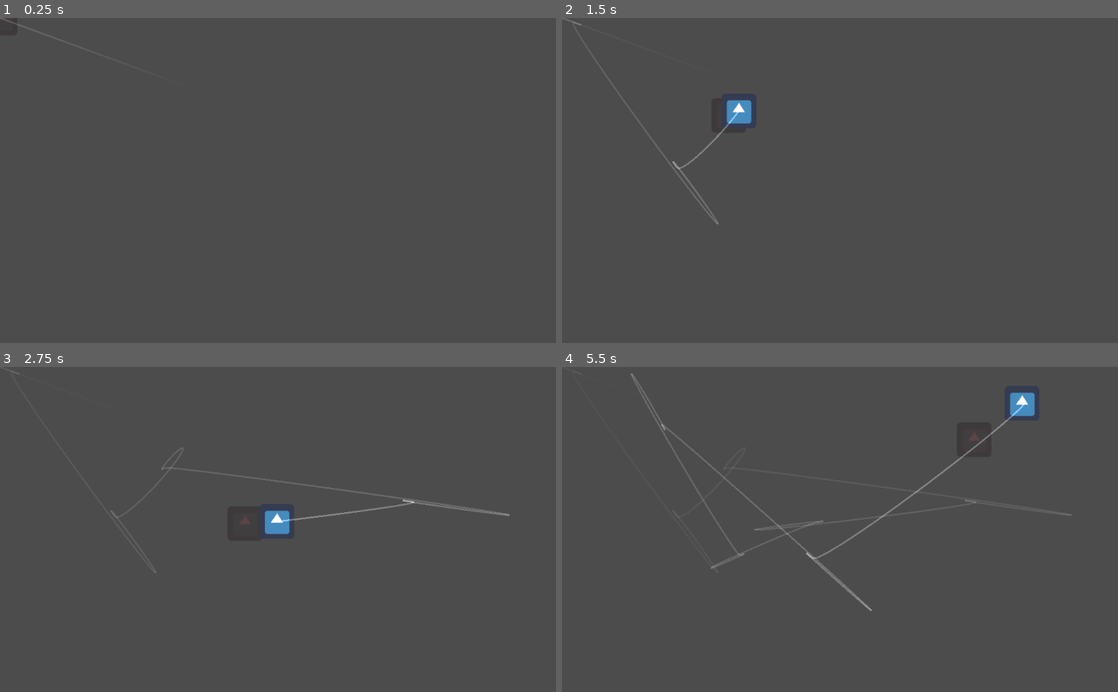
Above: before the commit, frames 1-4 (two rows, left to right).
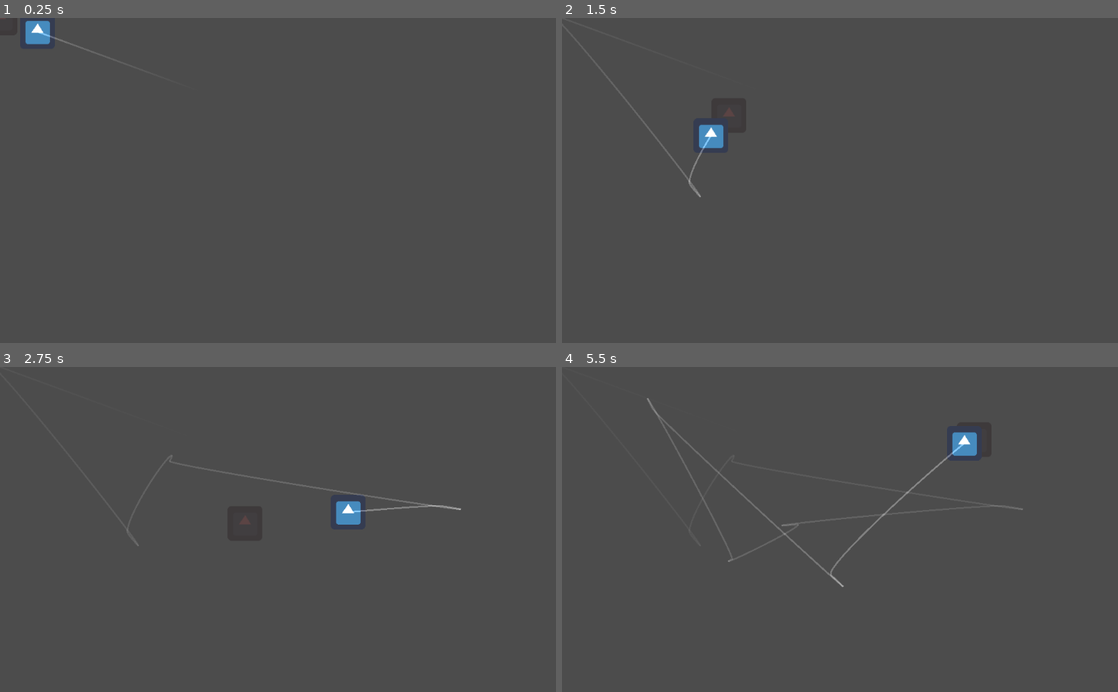
Above: after the commit, the same moments.

Repository: ioxu/key
Game: Godot game, scene res://data/tests/harmonic_motion/test_harmonic_motion.tscn
Two runs of this game, one before a commit and one after it. Both use one fixed random seed, a clock stepped at 60 frames per second and the inputs below. This scene is started directly instead of the project's main scene. The engine's default icon, where the game draws it, is replaced by a stand-in: a white triangle on a blue panel in a dark square.
Inputs (mouse positions are in pixels of both pictures, inside the frame that each line leads up to):
- Up to frame 1 (0.25 s): no input
- Up to frame 2 (1.5 s): move the mouse to (962, 164) at 0.52 s; hold D (move_right) 0.53-1.28 s; hold Left (camera_rotate_left) 0.53-1.28 s; click (962, 164) at 0.67 s; tap Space (jump) at 0.77 s; move the mouse to (728, 196) at 1.27 s; hold S (move_down) from 1.28 s (still down); tap Right (camera_rotate_right) at 1.35 s
- Up to frame 3 (2.75 s): tap Space (jump) at 1.52 s; move the mouse to (333, 458) at 2.02 s; release S (move_down) at 2.03 s; hold D (move_right) from 2.03 s (still down); click (333, 458) at 2.1 s
- Up to frame 4 (5.5 s): move the mouse to (812, 594) at 2.77 s; release D (move_right) at 2.78 s; hold W (move_up) 2.78-3.53 s; tap Left (camera_rotate_left) at 2.85 s; click (812, 594) at 2.92 s; tap Space (jump) at 3.02, 3.77, 4.52 s; move the mouse to (1006, 578) at 3.52 s; hold Right (camera_rotate_right) 3.53-4.28 s; hold A (move_left) 3.53-5.03 s; move the mouse to (673, 480) at 4.27 s; click (673, 480) at 4.35 s; move the mouse to (867, 529) at 5.02 s; hold S (move_down) from 5.03 s (still down); hold Left (camera_rotate_left) from 5.03 s (still down); click (867, 529) at 5.17 s

The runs differ from the first frame. In frame 1, 0.3% of the frame differs, in the area x 0-10%, y 0-9%; in frame 2, 0.9%; in frame 3, 1.1%; in frame 4, 1.6%, in the area x 12-92%, y 1-76%.

Commit message:
harmonic motion behaves more like a class

Diff:
--- a/data/scripts/harmonic_motion.gd
+++ b/data/scripts/harmonic_motion.gd
@@ -15,6 +15,23 @@
 	VelPosCoef = 0.0,
 	VelVelCoef = 0.0,
 }
+
+#-------------------------------------------------------------------------------
+var _carry_velocity := 0.0
+
+func initialise( dampingRatio: float = 0.0, angularFrequency: float = 0.0  ):
+	DampenedSpringMotionParams = CalcDampedSpringMotionParams( dampingRatio, angularFrequency)
+
+
+func calculate_c( state: float = 0.0, targetState: float = 0.0 ):
+	var oldPos = state - targetState # update in equilibrium relative space
+	var oldVel = _carry_velocity
+
+	state = oldPos * DampenedSpringMotionParams.PosPosCoef + oldVel * DampenedSpringMotionParams.PosVelCoef + targetState
+	_carry_velocity = oldPos * DampenedSpringMotionParams.VelPosCoef + oldVel * DampenedSpringMotionParams.VelVelCoef
+	return state
+
+#-------------------------------------------------------------------------------
 
 
 func calculate( state: float = 0.0, velocity: float = 0.0, targetState: float = 0.0, springMotionParams = DampenedSpringMotionParams ):
--- a/data/tests/harmonic_motion/test_harmonic_motion.gd
+++ b/data/tests/harmonic_motion/test_harmonic_motion.gd
@@ -2,8 +2,8 @@
 
 
 const harmonic_motion_lib = preload("res://data/scripts/harmonic_motion.gd")
-var harmonic_motion = harmonic_motion_lib.new()
-var parms = {}
+var harmonic_motion_x = harmonic_motion_lib.new()
+var harmonic_motion_y = harmonic_motion_lib.new()
 
 var target_pos = Vector2.ZERO
 
@@ -15,32 +15,28 @@
 
 
 func _ready():
-	parms = harmonic_motion.CalcDampedSpringMotionParams( damping_ratio, angular_frequency )
-	prints("harmonic_motion",harmonic_motion)
+	harmonic_motion_x.initialise(damping_ratio, angular_frequency)
+	harmonic_motion_y.initialise(damping_ratio, angular_frequency)
 
 
 func _process(delta):
-	var cx = harmonic_motion.calculate( $Sprite.position.x, pvx, target_pos.x, parms )
-	var cy = harmonic_motion.calculate( $Sprite.position.y, pvy, target_pos.y, parms )
-#	var cx = harmonic_motion.calculate( $Sprite.position.x, target_pos.x, parms )
-#	var cy = harmonic_motion.calculate( $Sprite.position.y, target_pos.y, parms )
-	$Sprite.position.x = cx[0]
-	$Sprite.position.y = cy[0]
-#	$Sprite.position.x = cx
-#	$Sprite.position.y = cy
+	var cx = harmonic_motion_x.calculate_c( $Sprite.position.x, target_pos.x)
+	var cy = harmonic_motion_y.calculate_c( $Sprite.position.y, target_pos.y)
 
-	pvx = cx[1]
-	pvy = cy[1]
+	$Sprite.position.x = cx
+	$Sprite.position.y = cy
 
 
 func set_damping_ratio(new_value):
 	damping_ratio = new_value
-	parms = harmonic_motion.CalcDampedSpringMotionParams( damping_ratio, angular_frequency )
+	harmonic_motion_x.initialise(damping_ratio, angular_frequency)
+	harmonic_motion_y.initialise(damping_ratio, angular_frequency)
 
 
 func set_aungular_frequency(new_value):
 	angular_frequency = new_value
-	parms = harmonic_motion.CalcDampedSpringMotionParams( damping_ratio, angular_frequency )
+	harmonic_motion_x.initialise(damping_ratio, angular_frequency)
+	harmonic_motion_y.initialise(damping_ratio, angular_frequency)
 
 
 func _on_Timer_timeout():
--- a/data/tests/harmonic_motion/test_harmonic_motion.tscn
+++ b/data/tests/harmonic_motion/test_harmonic_motion.tscn
@@ -13,8 +13,8 @@
 
 [node name="Node2D" type="Node2D"]
 script = ExtResource( 1 )
-damping_ratio = 0.35
-angular_frequency = 12.0
+damping_ratio = 0.55
+angular_frequency = 8.0
 
 [node name="target_sprite" type="Sprite" parent="."]
 modulate = Color( 0.513726, 0.188235, 0.188235, 0.282353 )
--- a/scenes/player/Controller.gd
+++ b/scenes/player/Controller.gd
@@ -259,7 +259,6 @@
 						lerp_angle(waist.get_rotation().y, meshinstance.get_rotation().y, 1.0),
 						waist_rotation_harmonic_parms
 		)
-
 	_w_rot_hv = wo[1]
 
 	var curr_ry = wo[0]
@@ -312,10 +311,11 @@
 
 	#prints("WAIST DT", waist_ry_dt)
 	# bend knees on waist rotation
-	leg_1_node.roll = waist_ry_dt * waist_rotation_knee_roll
-	leg_2_node.roll = waist_ry_dt * waist_rotation_knee_roll
-	leg_3_node.roll = waist_ry_dt * waist_rotation_knee_roll
-	leg_4_node.roll = waist_ry_dt * waist_rotation_knee_roll
+	var _dry = waist_ry_dt * -1.0 * waist_rotation_knee_roll
+	leg_1_node.roll = _dry
+	leg_2_node.roll = _dry
+	leg_3_node.roll = _dry
+	leg_4_node.roll = _dry
 
 	# /IK LEGS HIPS AND TOES
 	############################################################################
